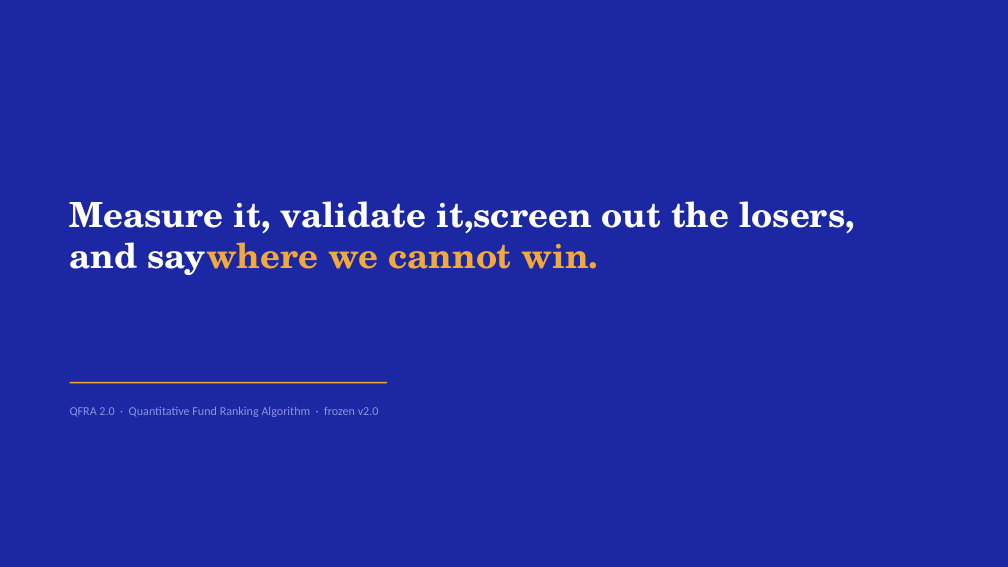
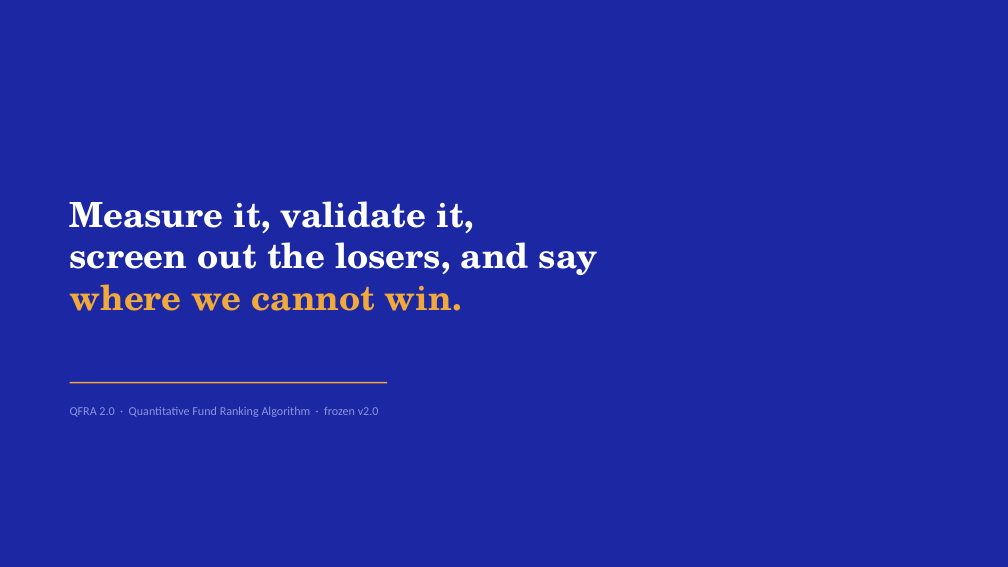
Before and after one commit to shreyas1gupta-wq/ionic-scorecard, a slide deck: slide 41 of Shreyas_Ionic_AMC/09_PRODUCT/reports/QFRA2_PRODUCT_APPROVAL_DECK.pptx (slide 25 before the commit). Drawn at 1008x567 pixels with LibreOffice and Linux fonts; fonts in the diff are those of the drawing. Boxes give left, top, right and bottom in pixels: in the first picture for what was removed or moved away, otherwise in the second. Text is boxed around its words. In the diff, an @@ line names an element or a change of style, - is before the commit and + after.

```diff
--- a/Shreyas_Ionic_AMC/09_PRODUCT/reports/QFRA2_PRODUCT_APPROVAL_DECK.pptx
+++ b/Shreyas_Ionic_AMC/09_PRODUCT/reports/QFRA2_PRODUCT_APPROVAL_DECK.pptx
@@ text at (70, 201, 598, 311): text changed @@
-Measure it, validate it,screen out the losers, and saywhere we cannot win.
+Measure it, validate it,
+screen out the losers, and say
+where we cannot win.
```
Also in this commit, not shown: 24 other slides changed, 16 slides added, 31 other files.
